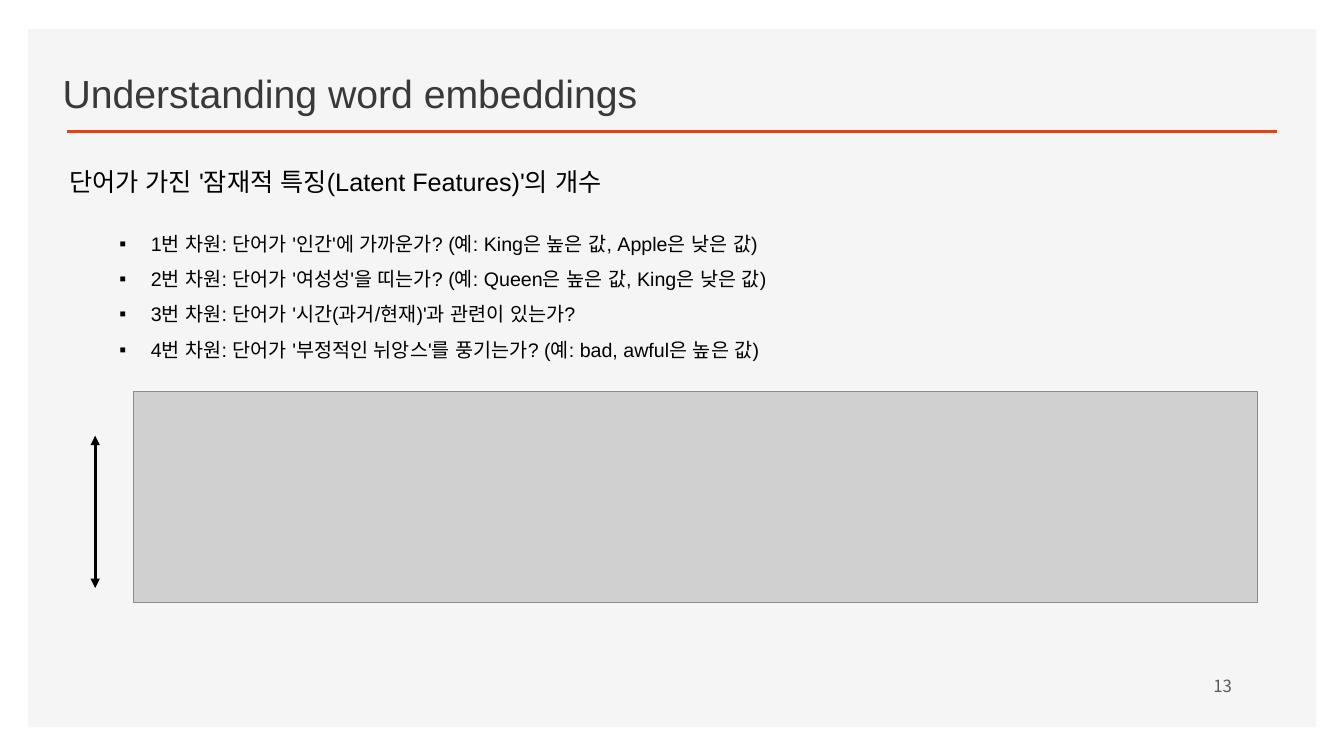
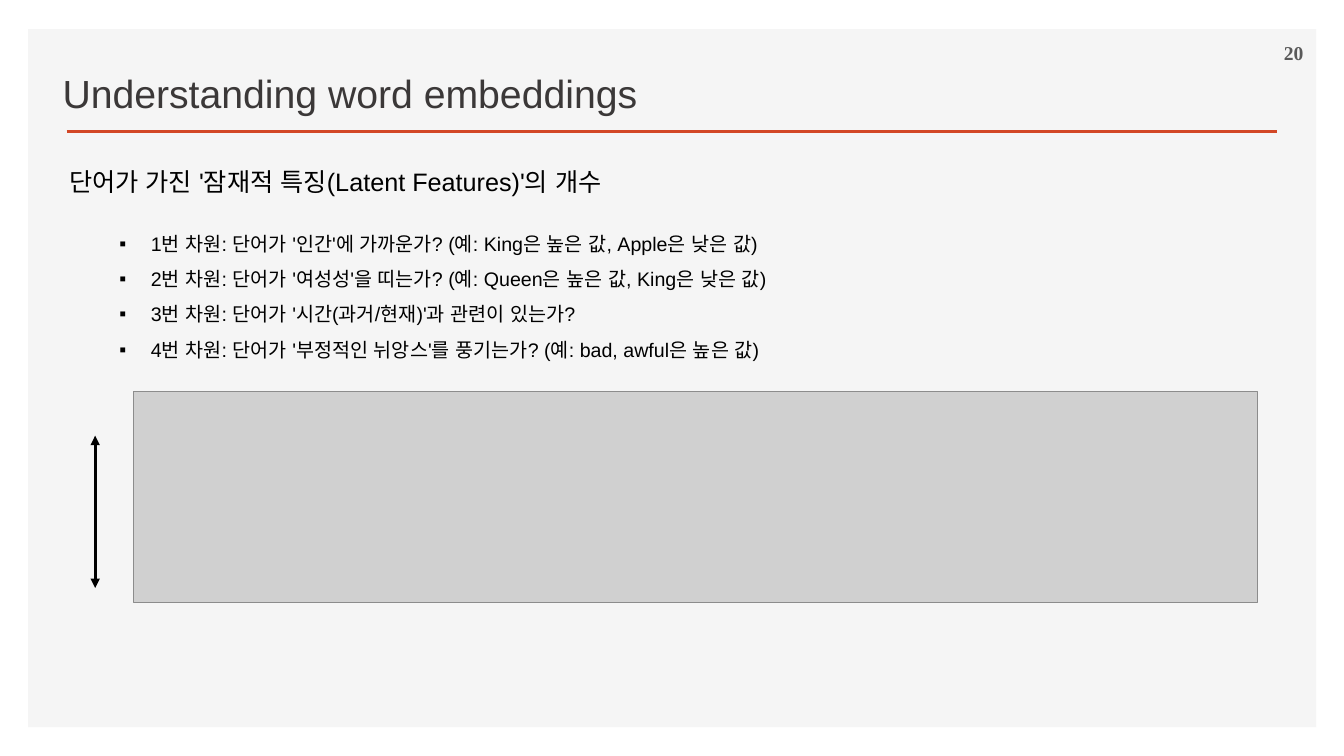
Before and after one commit to ancestor9/2026_Fall_Deep-Learning-with-Python, a slide deck: slide 20 of Chapter 14 Text classification.pptx (slide 13 before the commit). Drawn at 1344x756 pixels with LibreOffice and Linux fonts; fonts in the diff are those of the drawing; grey boxes stand for pictures; background and template pictures are left out. Boxes give left, top, right and bottom in pixels: in the first picture for what was removed or moved away, otherwise in the second. Text is boxed around its words. In the diff, an @@ line names an element or a change of style, - is before the commit and + after.

```diff
--- a/Chapter 14 Text classification.pptx
+++ b/Chapter 14 Text classification.pptx
@@ page number added at box(1284, 47, 1304, 60), 14 pt, text #595959, bold @@
+20
@@ page number removed at box(1213, 679, 1232, 692) @@
-13
```
Also in this commit, not shown: 13 other slides changed, 10 slides added.
